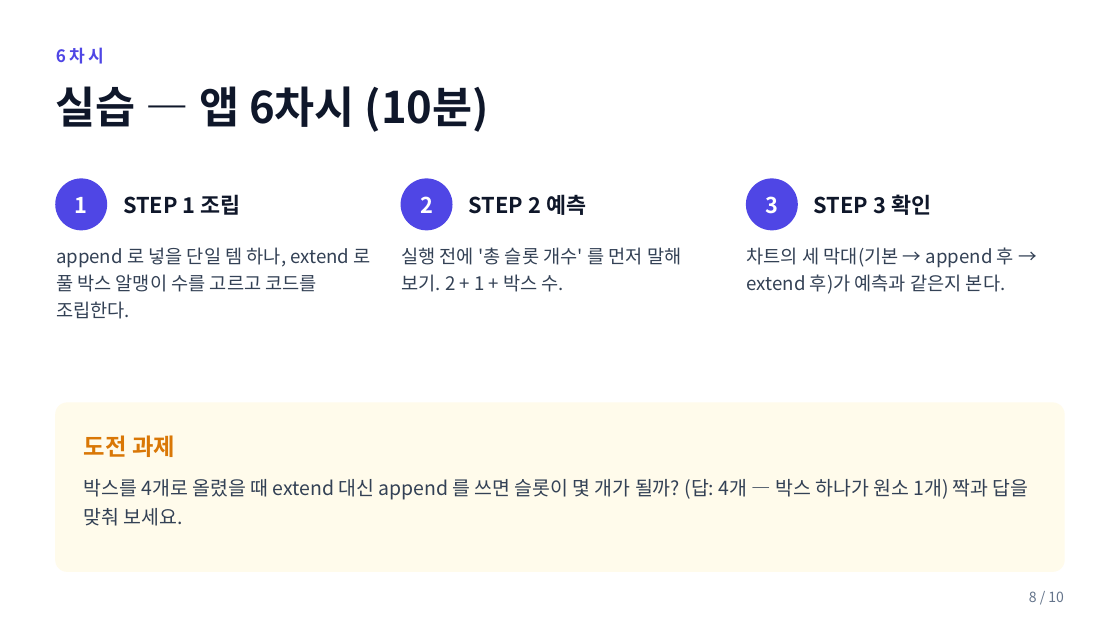
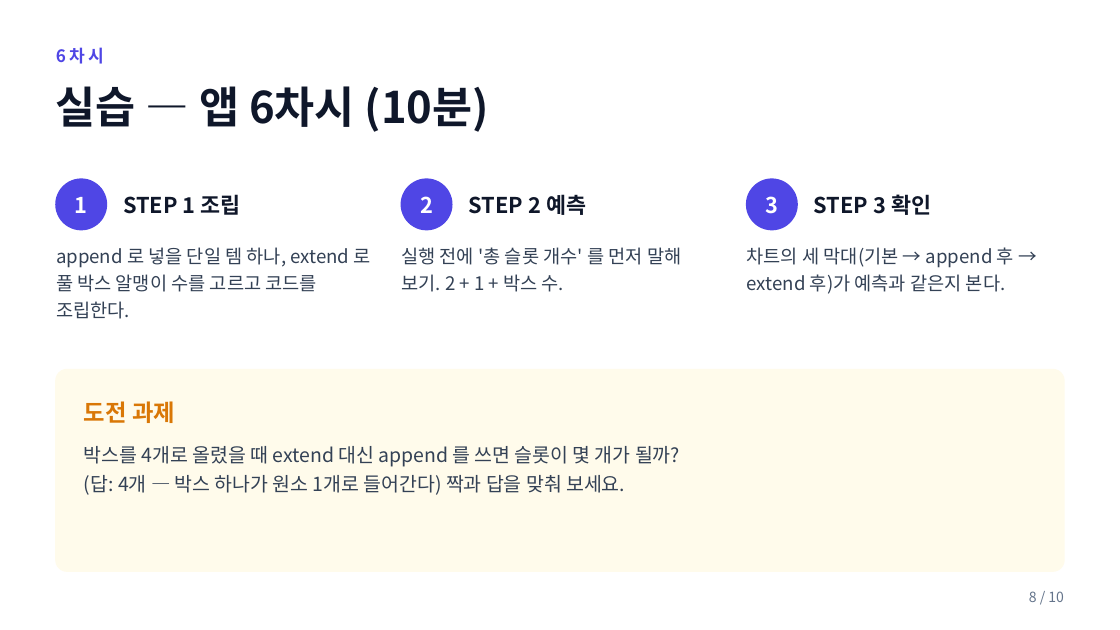
Before and after one commit to ChungChiweon/aice-quest, a slide deck: slide 8 of 강의자료/06차시_append_extend.pptx. Drawn at 1120x630 pixels with LibreOffice and Linux fonts; fonts in the diff are those of the drawing. Boxes give left, top, right and bottom in pixels: in the first picture for what was removed or moved away, otherwise in the second. Text is boxed around its words. In the diff, an @@ line names an element or a change of style, - is before the commit and + after.

```diff
--- a/강의자료/06차시_append_extend.pptx
+++ b/강의자료/06차시_append_extend.pptx
@@ rounded rectangle: place and size @@
-rounded rectangle at box(56, 403, 1064, 571)
+rounded rectangle at box(56, 370, 1064, 571)
@@ rounded rectangle at box(56, 370, 1064, 571): proportions changed @@
@@ text "도전 과제": place and size @@
-text "도전 과제" at box(84, 435, 175, 457)
+text "도전 과제" at box(84, 401, 175, 423)
@@ text at box(84, 446, 680, 495): text changed @@
-박스를 4개로 올렸을 때 extend 대신 append 를 쓰면 슬롯이 몇 개가 될까? (답: 4개 — 박스 하나가 원소 1개) 짝과 답을 맞춰 보세요.
+박스를 4개로 올렸을 때 extend 대신 append 를 쓰면 슬롯이 몇 개가 될까?
+(답: 4개 — 박스 하나가 원소 1개로 들어간다) 짝과 답을 맞춰 보세요.
```
Also in this commit, not shown: 2 other slides changed, 4 other files.
